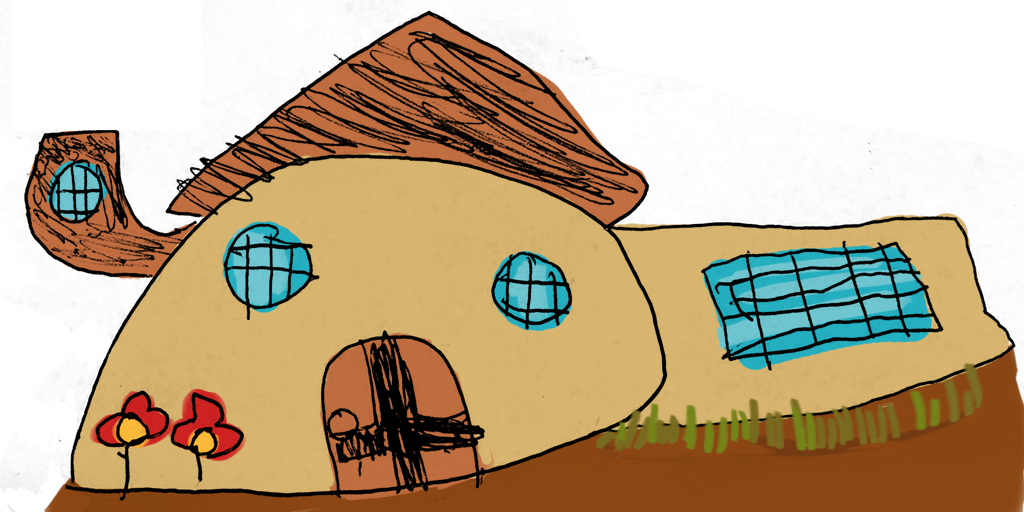
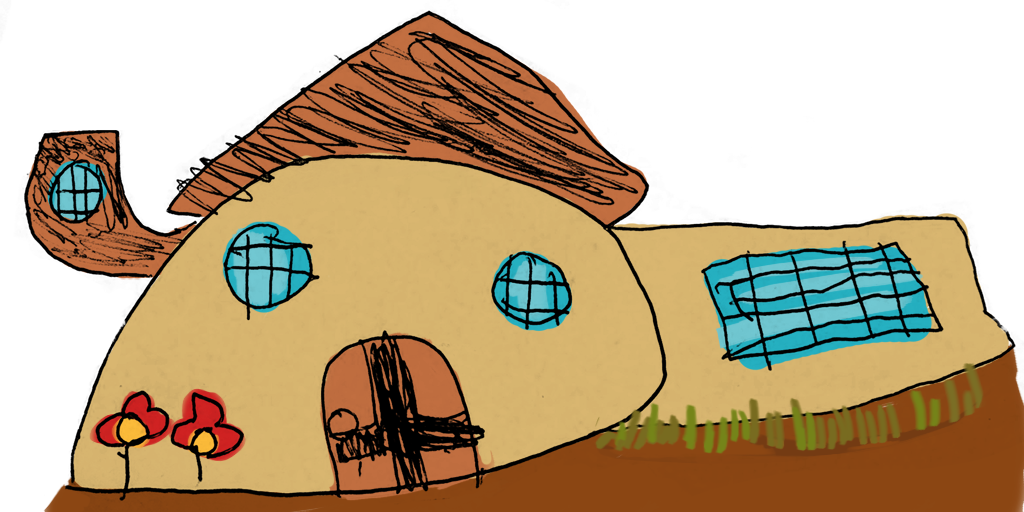
Revision of a layered 1024px x 512px image; what changed, layer by layer:
hid group "HouseCamastaage" (8 layers) over [0, 0, 1024, 512]
added layer "Layer 11" above "Layer 10" over [0, 0, 1024, 512]
